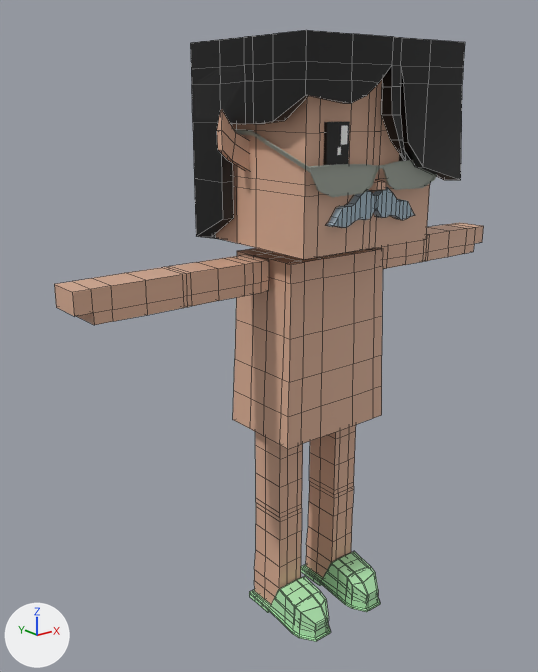
The FBX model mustachiorascals/fbx/df88ebe3-79a9-44bc-aaa0-d1cb25b58fd0.fbx: old version first, new version second.
Both versions are drawn from a 50 mm lens placed at (-0.0239, -0.0255, 0.0256), pointed at (-0.0019, 0.002, 0.0146). Every picture has the same lights, and +X, +Y and +Z are marked at lower left. Mesh edges are drawn as thin lines on the coarser meshes. Where no turn or scale is listed for an object, it has been applied to the vertices.

The first picture shows 'e_8', 'ew_tiny_glasses', 'eye_4', 'f_mule', 'h_emo', 'm_g', 'mustachio_arms', 'mustachio_body', 'mustachio_head', 'mustachio_legs'.
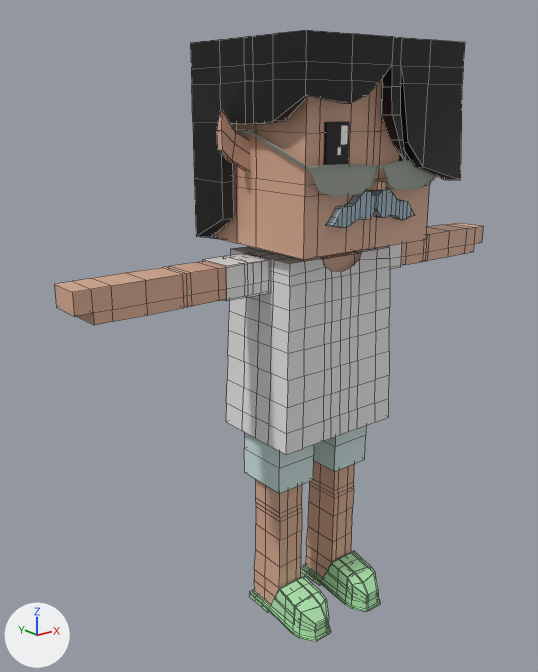
What differs and where, as boxes [x1, y1, x2, y2] in the pictures (538 x 672 px):
'c_shirt_1', added: after [226, 246, 390, 455]
'c_shorts', added: after [244, 426, 366, 494]
'c_shirt_2', added: after [203, 244, 402, 301]
'mustachio_body', unchanged, covered by the edit: before [233, 248, 383, 449]; after [321, 251, 361, 272]

What the commit changed:
Material 'upper_garment_1' (mat_upper_garment_1) is new.
Its base color is (0.8, 0.8, 0.8) (white #e7e7e7).
Material 'lower_garment' (mat_lower_garment) is new.
Its base color is (0.62, 0.776, 0.761) (light grey #cee4e2).
Mesh me_mesh_012 is new.
It has 24 vertices, 18 faces and spans x -0.00561..0.00561, y 0.00027..0.00209, z 0.01737..0.01893.
It uses material mat_upper_garment_1 (white #e7e7e7).
Mesh me_mesh_011 is new.
It has 230 vertices, 212 faces and spans x -0.00349..0.00349, y -0.0013..0.00353, z 0.00994..0.01894.
It uses material mat_upper_garment_1 (white #e7e7e7).
Mesh me_mesh_003_1 is new.
It has 32 vertices, 24 faces and spans x -0.003..0.003, y -0.00018..0.00265, z 0.00723..0.01232.
It uses material mat_lower_garment (light grey #cee4e2).
Object 'c_shirt_2' (ob_c_shirt_2) is new; it shows me_mesh_012.
Its location is (0.0, 0.0, 0.0).
Object 'c_shirt_1' (ob_c_shirt_1) is new; it shows me_mesh_011.
Its location is (0.0, 0.0, 0.0).
Object 'c_shorts' (ob_c_shorts) is new; it shows me_mesh_003_1.
Its location is (0.0, 0.0, 0.0).
